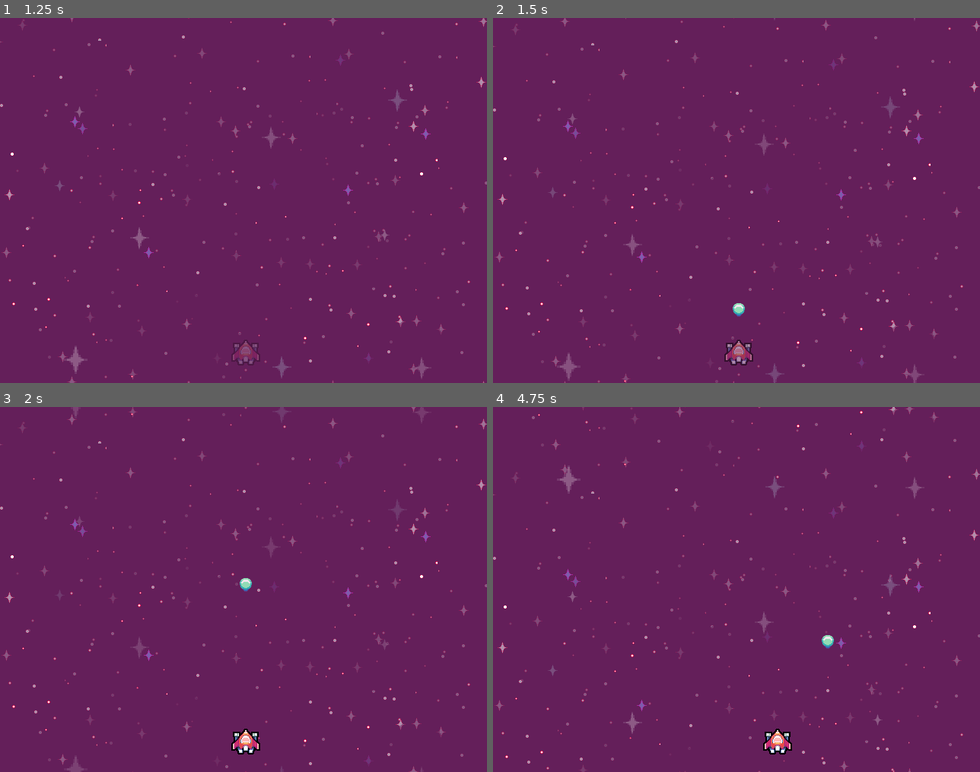
Above: before the commit, frames 1-4 (two rows, left to right).
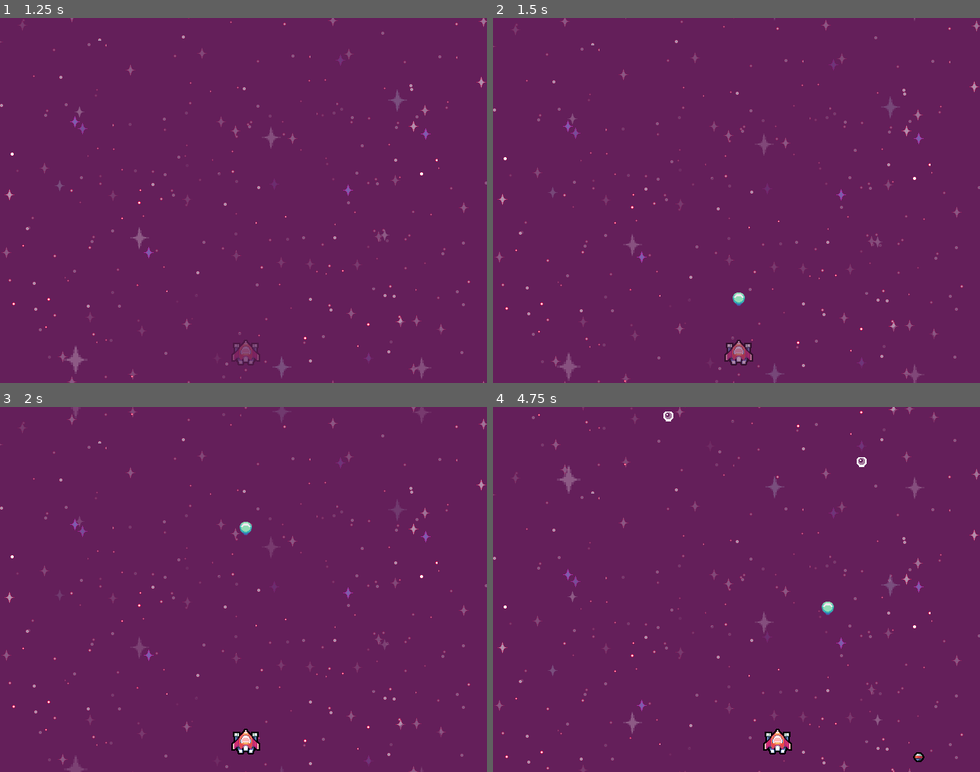
Above: after the commit, the same moments.

Repository: Bandeiraa/Space-Shooter-2.0
Game: Godot game, scene res://scenes/management/game_level.tscn
The game is run twice, just before and just after one commit, with the same random seed, the same clock (stepped at 60 frames per second) and the same inputs. The project has no main scene, so this scene is started directly.
Inputs:
- Up to frame 1 (1.25 s): hold D (right) from 0.53 s (still down); tap Q (shoot) at 0.6 s
- Up to frame 2 (1.5 s): release D (right) at 1.28 s; hold A (left) from 1.28 s (still down); tap Q (shoot) at 1.35 s
- Up to frame 3 (2 s): keep holding A (left)
- Up to frame 4 (4.75 s): release A (left) at 2.03 s; hold D (right) 2.03-3.53 s; tap Q (shoot) every 0.75 s from 2.1 to 4.35 s; hold A (left) from 3.53 s (still down)

Frame 1 is identical in both runs. In frame 2, 0.1% of the frame differs, in the area x 49-52%, y 75-82%; in frame 3, 0.1%; in frame 4, 0.3%, in the area x 35-89%, y 1-98%.

Commit message:
Miscellaneous Projectile and Spawner

Diff:
--- a/project.godot
+++ b/project.godot
@@ -24,6 +24,16 @@
 "language": "GDScript",
 "path": "res://scripts/environment/background_music.gd"
 }, {
+"base": "Area2D",
+"class": "BallProjectile",
+"language": "GDScript",
+"path": "res://scripts/miscellaneous/projectile/ball_projectile.gd"
+}, {
+"base": "Area2D",
+"class": "BombProjectile",
+"language": "GDScript",
+"path": "res://scripts/miscellaneous/projectile/bomb_projectile.gd"
+}, {
 "base": "InteractableTemplate",
 "class": "Crate",
 "language": "GDScript",
@@ -43,6 +53,11 @@
 "class": "InteractableTemplate",
 "language": "GDScript",
 "path": "res://scripts/miscellaneous/interactable/interactable_template.gd"
+}, {
+"base": "InteractableTemplate",
+"class": "Miscellaneous",
+"language": "GDScript",
+"path": "res://scripts/miscellaneous/interactable/miscellaneous.gd"
 }, {
 "base": "InteractableTemplate",
 "class": "PowerUp",
@@ -78,10 +93,13 @@
 "AllyProjectile": "",
 "Background": "",
 "BackgroundMusic": "",
+"BallProjectile": "",
+"BombProjectile": "",
 "Crate": "",
 "GameLevel": "",
 "Gem": "",
 "InteractableTemplate": "",
+"Miscellaneous": "",
 "PowerUp": "",
 "ProjectileTemplate": "",
 "ScreenTransition": "",
--- /dev/null
+++ b/scenes/interactable/miscellaneous/ball.tscn
@@ -0,0 +1,26 @@
+[gd_scene load_steps=5 format=2]
+
+[ext_resource path="res://scenes/interactable/interactable_template.tscn" type="PackedScene" id=1]
+[ext_resource path="res://scripts/miscellaneous/interactable/miscellaneous.gd" type="Script" id=2]
+[ext_resource path="res://assets/item/miscellaneous/ball.png" type="Texture" id=3]
+
+[sub_resource type="RectangleShape2D" id=1]
+extents = Vector2( 7, 7 )
+
+[node name="Ball" instance=ExtResource( 1 )]
+script = ExtResource( 2 )
+speed = 3
+buff_value = 10
+buff_name = "ball"
+
+[node name="Texture" parent="." index="0"]
+texture = ExtResource( 3 )
+
+[node name="Collision" parent="." index="1"]
+visible = false
+shape = SubResource( 1 )
+
+[node name="Notifier" parent="." index="2"]
+visible = false
+position = Vector2( -1.19209e-07, -1.19209e-07 )
+scale = Vector2( 0.7, 0.7 )
--- /dev/null
+++ b/scenes/interactable/miscellaneous/bomb.tscn
@@ -0,0 +1,26 @@
+[gd_scene load_steps=5 format=2]
+
+[ext_resource path="res://scenes/interactable/interactable_template.tscn" type="PackedScene" id=1]
+[ext_resource path="res://scripts/miscellaneous/interactable/miscellaneous.gd" type="Script" id=2]
+[ext_resource path="res://assets/item/miscellaneous/bomb.png" type="Texture" id=3]
+
+[sub_resource type="RectangleShape2D" id=1]
+extents = Vector2( 8, 7 )
+
+[node name="Bomb" instance=ExtResource( 1 )]
+script = ExtResource( 2 )
+speed = 3
+buff_value = 5
+buff_name = "bomb"
+
+[node name="Texture" parent="." index="0"]
+texture = ExtResource( 3 )
+
+[node name="Collision" parent="." index="1"]
+visible = false
+shape = SubResource( 1 )
+
+[node name="Notifier" parent="." index="2"]
+visible = false
+position = Vector2( 0, -1.19209e-07 )
+scale = Vector2( 0.8, 0.7 )
--- /dev/null
+++ b/scenes/interactable/miscellaneous/bubble.tscn
@@ -0,0 +1,26 @@
+[gd_scene load_steps=5 format=2]
+
+[ext_resource path="res://scenes/interactable/interactable_template.tscn" type="PackedScene" id=1]
+[ext_resource path="res://scripts/miscellaneous/interactable/miscellaneous.gd" type="Script" id=2]
+[ext_resource path="res://assets/item/miscellaneous/bubble.png" type="Texture" id=3]
+
+[sub_resource type="RectangleShape2D" id=1]
+extents = Vector2( 7, 7 )
+
+[node name="Bubble" instance=ExtResource( 1 )]
+script = ExtResource( 2 )
+speed = 1
+buff_value = 15
+buff_name = "bubble"
+
+[node name="Texture" parent="." index="0"]
+texture = ExtResource( 3 )
+
+[node name="Collision" parent="." index="1"]
+visible = false
+shape = SubResource( 1 )
+
+[node name="Notifier" parent="." index="2"]
+visible = false
+position = Vector2( -1.19209e-07, -1.19209e-07 )
+scale = Vector2( 0.7, 0.7 )
--- a/scenes/management/game_level.tscn
+++ b/scenes/management/game_level.tscn
@@ -10,11 +10,12 @@
 [ext_resource path="res://scenes/management/spawner/power_up_spawner.tscn" type="PackedScene" id=8]
 [ext_resource path="res://scenes/management/spawner/gem_spawner.tscn" type="PackedScene" id=9]
 [ext_resource path="res://scenes/management/spawner/crate_spawner.tscn" type="PackedScene" id=10]
+[ext_resource path="res://scenes/management/spawner/miscellaneous_spawner.tscn" type="PackedScene" id=11]
 
 [node name="GameLevel" type="Node2D" groups=["game_level"]]
 script = ExtResource( 2 )
 initial_ship_position = Vector2( 320, 440 )
 ship_list = [ ExtResource( 6 ), ExtResource( 3 ), ExtResource( 5 ), ExtResource( 4 ), ExtResource( 7 ) ]
-spawner_list = [ ExtResource( 8 ), ExtResource( 9 ), ExtResource( 10 ) ]
+spawner_list = [ ExtResource( 8 ), ExtResource( 9 ), ExtResource( 10 ), ExtResource( 11 ) ]
 
 [node name="Background" parent="." instance=ExtResource( 1 )]
--- /dev/null
+++ b/scenes/management/spawner/miscellaneous_spawner.tscn
@@ -0,0 +1,11 @@
+[gd_scene load_steps=5 format=2]
+
+[ext_resource path="res://scenes/interactable/miscellaneous/bomb.tscn" type="PackedScene" id=1]
+[ext_resource path="res://scenes/interactable/miscellaneous/bubble.tscn" type="PackedScene" id=2]
+[ext_resource path="res://scenes/management/spawner/spawner_template.tscn" type="PackedScene" id=3]
+[ext_resource path="res://scenes/interactable/miscellaneous/ball.tscn" type="PackedScene" id=4]
+
+[node name="MiscellaneousSpawner" instance=ExtResource( 3 )]
+objects_list = [ ExtResource( 1 ), ExtResource( 2 ), ExtResource( 4 ) ]
+initial_cooldown = 1.0
+spawner_cooldown = 1.0
--- a/scenes/projectile/ally/green_wing_projectile.tscn
+++ b/scenes/projectile/ally/green_wing_projectile.tscn
@@ -1,17 +1,21 @@
-[gd_scene load_steps=5 format=2]
+[gd_scene load_steps=7 format=2]
 
 [ext_resource path="res://scenes/projectile/projectile_template.tscn" type="PackedScene" id=1]
 [ext_resource path="res://scripts/miscellaneous/projectile/ally_projectile.gd" type="Script" id=2]
 [ext_resource path="res://assets/player/shot/green_wing_projectile.png" type="Texture" id=3]
+[ext_resource path="res://scenes/projectile/ally/miscellaneous/bomb_projectile.tscn" type="PackedScene" id=4]
+[ext_resource path="res://scenes/projectile/ally/miscellaneous/ball_projectile.tscn" type="PackedScene" id=5]
 
 [sub_resource type="RectangleShape2D" id=1]
 extents = Vector2( 5, 5 )
 
 [node name="GreenWingProjectile" instance=ExtResource( 1 )]
 script = ExtResource( 2 )
-speed = 2
+speed = 7
 damage = 3
 direction = -1
+ball_scene = ExtResource( 5 )
+bomb_scene = ExtResource( 4 )
 
 [node name="Collision" parent="." index="0"]
 shape = SubResource( 1 )
--- /dev/null
+++ b/scenes/projectile/ally/miscellaneous/ball_projectile.tscn
@@ -0,0 +1,24 @@
+[gd_scene load_steps=5 format=2]
+
+[ext_resource path="res://scenes/projectile/projectile_template.tscn" type="PackedScene" id=1]
+[ext_resource path="res://scripts/miscellaneous/projectile/ball_projectile.gd" type="Script" id=2]
+[ext_resource path="res://assets/item/miscellaneous/ball.png" type="Texture" id=3]
+
+[sub_resource type="RectangleShape2D" id=1]
+extents = Vector2( 7, 7 )
+
+[node name="BallProjectile" instance=ExtResource( 1 )]
+script = ExtResource( 2 )
+speed = 3
+damage = 3
+
+[node name="Collision" parent="." index="0"]
+visible = false
+shape = SubResource( 1 )
+
+[node name="Texture" parent="." index="1"]
+texture = ExtResource( 3 )
+
+[node name="Notifier" parent="." index="2"]
+visible = false
+scale = Vector2( 0.7, 0.7 )
--- /dev/null
+++ b/scenes/projectile/ally/miscellaneous/bomb_projectile.tscn
@@ -0,0 +1,26 @@
+[gd_scene load_steps=5 format=2]
+
+[ext_resource path="res://scenes/projectile/projectile_template.tscn" type="PackedScene" id=1]
+[ext_resource path="res://assets/item/miscellaneous/bomb.png" type="Texture" id=2]
+[ext_resource path="res://scripts/miscellaneous/projectile/bomb_projectile.gd" type="Script" id=3]
+
+[sub_resource type="CircleShape2D" id=1]
+radius = 135.093
+
+[node name="BombProjectile" instance=ExtResource( 1 )]
+monitorable = false
+script = ExtResource( 3 )
+damage = 3
+
+[node name="Collision" parent="." index="0"]
+shape = SubResource( 1 )
+
+[node name="Texture" parent="." index="1"]
+texture = ExtResource( 2 )
+
+[node name="ExplosionTimer" type="Timer" parent="." index="3"]
+wait_time = 2.0
+one_shot = true
+autostart = true
+
+[connection signal="timeout" from="ExplosionTimer" to="." method="on_explosion_timer_timeout"]
--- a/scenes/projectile/ally/red_falcon_projectile.tscn
+++ b/scenes/projectile/ally/red_falcon_projectile.tscn
@@ -1,17 +1,21 @@
-[gd_scene load_steps=5 format=2]
+[gd_scene load_steps=7 format=2]
 
 [ext_resource path="res://scenes/projectile/projectile_template.tscn" type="PackedScene" id=1]
 [ext_resource path="res://assets/player/shot/red_falcon_projectile.png" type="Texture" id=2]
 [ext_resource path="res://scripts/miscellaneous/projectile/ally_projectile.gd" type="Script" id=3]
+[ext_resource path="res://scenes/projectile/ally/miscellaneous/bomb_projectile.tscn" type="PackedScene" id=4]
+[ext_resource path="res://scenes/projectile/ally/miscellaneous/ball_projectile.tscn" type="PackedScene" id=5]
 
 [sub_resource type="RectangleShape2D" id=1]
 extents = Vector2( 8, 9 )
 
 [node name="RedFalconProjectile" instance=ExtResource( 1 )]
 script = ExtResource( 3 )
-speed = 5
+speed = 7
 damage = 1
 direction = -1
+ball_scene = ExtResource( 5 )
+bomb_scene = ExtResource( 4 )
 
 [node name="Collision" parent="." index="0"]
 shape = SubResource( 1 )
--- a/scenes/projectile/ally/red_wing_projectile.tscn
+++ b/scenes/projectile/ally/red_wing_projectile.tscn
@@ -1,17 +1,21 @@
-[gd_scene load_steps=5 format=2]
+[gd_scene load_steps=7 format=2]
 
 [ext_resource path="res://scenes/projectile/projectile_template.tscn" type="PackedScene" id=1]
 [ext_resource path="res://scripts/miscellaneous/projectile/ally_projectile.gd" type="Script" id=2]
 [ext_resource path="res://assets/player/shot/red_wing_projectile.png" type="Texture" id=3]
+[ext_resource path="res://scenes/projectile/ally/miscellaneous/bomb_projectile.tscn" type="PackedScene" id=4]
+[ext_resource path="res://scenes/projectile/ally/miscellaneous/ball_projectile.tscn" type="PackedScene" id=5]
 
 [sub_resource type="RectangleShape2D" id=1]
 extents = Vector2( 6, 8.5 )
 
 [node name="RedWingProjectile" instance=ExtResource( 1 )]
 script = ExtResource( 2 )
-speed = 2
+speed = 7
 damage = 3
 direction = -1
+ball_scene = ExtResource( 5 )
+bomb_scene = ExtResource( 4 )
 
 [node name="Collision" parent="." index="0"]
 shape = SubResource( 1 )
--- a/scenes/projectile/ally/spike_bug_projectile.tscn
+++ b/scenes/projectile/ally/spike_bug_projectile.tscn
@@ -1,17 +1,21 @@
-[gd_scene load_steps=5 format=2]
+[gd_scene load_steps=7 format=2]
 
 [ext_resource path="res://scenes/projectile/projectile_template.tscn" type="PackedScene" id=1]
 [ext_resource path="res://assets/player/shot/spike_bug_projectile.png" type="Texture" id=2]
 [ext_resource path="res://scripts/miscellaneous/projectile/ally_projectile.gd" type="Script" id=3]
+[ext_resource path="res://scenes/projectile/ally/miscellaneous/bomb_projectile.tscn" type="PackedScene" id=4]
+[ext_resource path="res://scenes/projectile/ally/miscellaneous/ball_projectile.tscn" type="PackedScene" id=5]
 
 [sub_resource type="RectangleShape2D" id=1]
 extents = Vector2( 7, 11 )
 
 [node name="SpikeBugProjectile" instance=ExtResource( 1 )]
 script = ExtResource( 3 )
-speed = 3
+speed = 7
 damage = 2
 direction = -1
+ball_scene = ExtResource( 5 )
+bomb_scene = ExtResource( 4 )
 
 [node name="Collision" parent="." index="0"]
 shape = SubResource( 1 )
--- a/scenes/projectile/ally/sun_striker_projectile.tscn
+++ b/scenes/projectile/ally/sun_striker_projectile.tscn
@@ -1,17 +1,21 @@
-[gd_scene load_steps=5 format=2]
+[gd_scene load_steps=7 format=2]
 
 [ext_resource path="res://scenes/projectile/projectile_template.tscn" type="PackedScene" id=1]
 [ext_resource path="res://assets/player/shot/sun_striker_projectile.png" type="Texture" id=2]
 [ext_resource path="res://scripts/miscellaneous/projectile/ally_projectile.gd" type="Script" id=3]
+[ext_resource path="res://scenes/projectile/ally/miscellaneous/bomb_projectile.tscn" type="PackedScene" id=4]
+[ext_resource path="res://scenes/projectile/ally/miscellaneous/ball_projectile.tscn" type="PackedScene" id=5]
 
 [sub_resource type="RectangleShape2D" id=1]
 extents = Vector2( 4, 8.5 )
 
 [node name="SunStrikerProjectile" instance=ExtResource( 1 )]
 script = ExtResource( 3 )
-speed = 4
+speed = 7
 damage = 2
 direction = -1
+ball_scene = ExtResource( 5 )
+bomb_scene = ExtResource( 4 )
 
 [node name="Collision" parent="." index="0"]
 shape = SubResource( 1 )
--- a/scenes/ship/ship_template.tscn
+++ b/scenes/ship/ship_template.tscn
@@ -145,6 +145,7 @@
 anims/RESET = SubResource( 3 )
 anims/show_ship = SubResource( 4 )
 
+[connection signal="attack_buff" from="Stats" to="SpawnerManager" method="attack_buff"]
 [connection signal="double_shot" from="Stats" to="SpawnerManager" method="change_ds_state"]
 [connection signal="area_entered" from="Hitbox" to="Stats" method="on_area_entered"]
 [connection signal="timeout" from="Hitbox/InvulnerabilityTimer" to="Stats" method="on_invulnerability_timeout"]
--- /dev/null
+++ b/scripts/miscellaneous/interactable/miscellaneous.gd
@@ -0,0 +1,5 @@
+extends InteractableTemplate
+class_name Miscellaneous
+
+export(int) var buff_value
+export(String) var buff_name
--- a/scripts/miscellaneous/projectile/ally_projectile.gd
+++ b/scripts/miscellaneous/projectile/ally_projectile.gd
@@ -1,2 +1,46 @@
 extends ProjectileTemplate
 class_name AllyProjectile
+
+var ball_direction_list: Array = [
+	Vector2(1, 0),
+	Vector2(-1, 0),
+	Vector2(0, -1),
+	Vector2(0, 1)
+]
+
+var bomb_attack: bool = false
+var ball_attack: bool = false
+var bubble_attack: bool = false
+
+export(PackedScene) var ball_scene
+export(PackedScene) var bomb_scene
+export(PackedScene) var bubble_scene
+
+func special_attack(bomb: bool, ball: bool, bubble: bool) -> void:
+	bomb_attack = bomb
+	ball_attack = ball
+	bubble_attack = bubble
+
+
+func kill() -> void:
+	#call explosion
+	bomb_special_attack()
+	ball_special_attack()
+	queue_free()
+
+
+func bomb_special_attack() -> void:
+	if bomb_attack:
+		var bomb_instance: Area2D = bomb_scene.instance()
+		bomb_instance.global_position = global_position
+		get_tree().root.call_deferred("add_child", bomb_instance)
+
+
+func ball_special_attack() -> void:
+	if ball_attack:
+		for ball in ball_direction_list.size():
+			var ball_instance: Area2D = ball_scene.instance()
+			var ball_direction: Vector2 = ball_direction_list[ball]
+			ball_instance.direction = ball_direction
+			ball_instance.global_position = global_position
+			get_tree().root.call_deferred("add_child", ball_instance)
--- /dev/null
+++ b/scripts/miscellaneous/projectile/ball_projectile.gd
@@ -0,0 +1,18 @@
+extends Area2D
+class_name BallProjectile
+
+var direction: Vector2
+
+export(int) var speed
+export(int) var damage
+
+func _physics_process(_delta: float) -> void:
+	translate(direction * speed)
+
+
+func kill() -> void:
+	queue_free()
+
+
+func on_screen_exited() -> void:
+	kill()
--- /dev/null
+++ b/scripts/miscellaneous/projectile/bomb_projectile.gd
@@ -0,0 +1,17 @@
+extends Area2D
+class_name BombProjectile
+
+export(int) var damage
+
+func kill() -> void:
+	queue_free()
+
+
+func on_screen_exited() -> void:
+	kill()
+
+
+func on_explosion_timer_timeout() -> void:
+	set_deferred("monitorable", true)
+	yield(get_tree().create_timer(0.5), "timeout")
+	kill()
--- a/scripts/miscellaneous/projectile/projectile_template.gd
+++ b/scripts/miscellaneous/projectile/projectile_template.gd
@@ -10,7 +10,7 @@
 
 
 func on_screen_exited() -> void:
-	kill()
+	queue_free()
 
 
 func kill() -> void:
--- a/scripts/player/spawner_manager.gd
+++ b/scripts/player/spawner_manager.gd
@@ -7,6 +7,14 @@
 
 onready var multi_spawner: Node2D = get_node("MultiSpawner")
 onready var single_spawner: Node2D = get_node("SingleSpawner")
+
+var ball_count: int = 0
+var bomb_count: int = 0
+var bubble_count: int = 0
+
+var ball: bool = false
+var bomb: bool = false
+var bubble: bool = false
 
 var double_shot: bool = false
 var can_attack: bool = true
@@ -29,9 +37,38 @@
 
 
 func spawn_projectile(spawner: Position2D) -> void:
+	verify_bomb()
+	verify_ball()
+	verify_bubble()
+
 	var projectile_instance: Area2D = projectile.instance()
 	projectile_instance.global_position = spawner.global_position
+	projectile_instance.special_attack(bomb, ball, bubble)
 	get_tree().root.call_deferred("add_child", projectile_instance)
+
+
+func verify_bomb() -> void:
+	if bomb:
+		bomb_count -= 1
+
+	if bomb_count == 0:
+		bomb = false
+
+
+func verify_ball() -> void:
+	if ball:
+		ball_count -= 1
+
+	if ball_count == 0:
+		ball = false
+
+
+func verify_bubble() -> void:
+	if bubble:
+		bubble_count -= 1
+
+	if bubble_count == 0:
+		bubble = false
 
 
 func change_ds_state(new_state: bool) -> void:
@@ -45,5 +82,20 @@
 	single_spawner.visible = true
 
 
+func attack_buff(buff_name: String, buff_value: int) -> void:
+	match buff_name:
+		"bubble":
+			bubble = true
+			bubble_count += buff_value
+
+		"bomb":
+			bomb = true
+			bomb_count += buff_value
+
+		"ball":
+			ball = true
+			ball_count += buff_value
+
+
 func on_attack_cooldown_timeout() -> void:
 	can_attack = true
--- a/scripts/player/stats.gd
+++ b/scripts/player/stats.gd
@@ -2,6 +2,7 @@
 class_name ShipStats
 
 signal double_shot
+signal attack_buff
 
 onready var boost_timer: Timer = get_node("BoostTimer")
 onready var power_timer: Timer = get_node("PowerTimer")
@@ -39,7 +40,7 @@
 
 func on_area_entered(area) -> void:
 	#if area is EnemyProjectile and can_receive_damage:
-	#	update_health(area.damage)
+	#	damage_manager(area.damage)
 	#	can_receive_damage = false
 	#	invulnerability_timer.start(invulnerability_cooldown)
 	#	area.kill()
@@ -53,31 +54,36 @@
 		area.kill()
 
 	if area is Crate:
-		update_health(area.damage)
+		damage_manager(area.damage)
+		area.kill()
+
+	if area is Miscellaneous:
+		miscellaneous_buff(area)
 		area.kill()
 
 
-func update_health(damage: int) -> void:
-	if not verify_shield(damage):
-		if shield_health < 0:
-			health -= (shield_health * -1)
-		else:
-			health -= damage
+func damage_manager(damage: int) -> void:
+	if shield:
+		update_shield(damage)
+	elif not shield:
+		update_health(damage)
 
-		if health <= 0:
-			print("Kill")
-
-		shield_health = 0
+	if health <= 0:
+		print("Kill")
 
 
-func verify_shield(damage: int) -> bool:
-	if shield:
-		shield_health -= damage
-		if shield_health <= 0:
-			shield = false
-			return shield
+func update_health(damage):
+	if shield_health < 0:
+		health -= (shield_health * -1)
+		shield_health = 0
+	else:
+		health -= damage
 
-	return shield
+
+func update_shield(damage: int) -> void:
+	shield_health -= damage
+	if shield_health <= 0:
+		shield = false
 
 
 func buff(buff_type: String, buff_value: float) -> void:
@@ -109,6 +115,10 @@
 	gold += value
 
 
+func miscellaneous_buff(area) -> void:
+	emit_signal("attack_buff", area.buff_name, area.buff_value)
+
+
 func on_timer_timeout(timer: Timer) -> void:
 	match timer.name:
 		"BoostTimer":
Not shown: 1 places in scenes/management/game_level.tscn that only renumber resources
